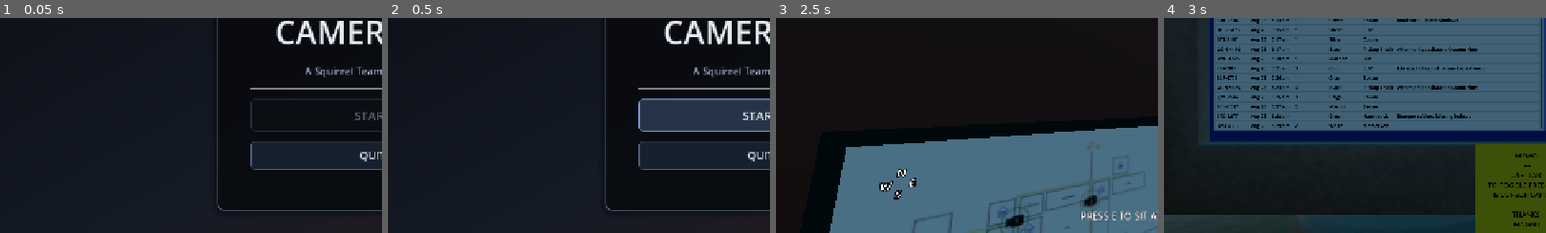
Above: before the commit, frames 1-4 (left to right).
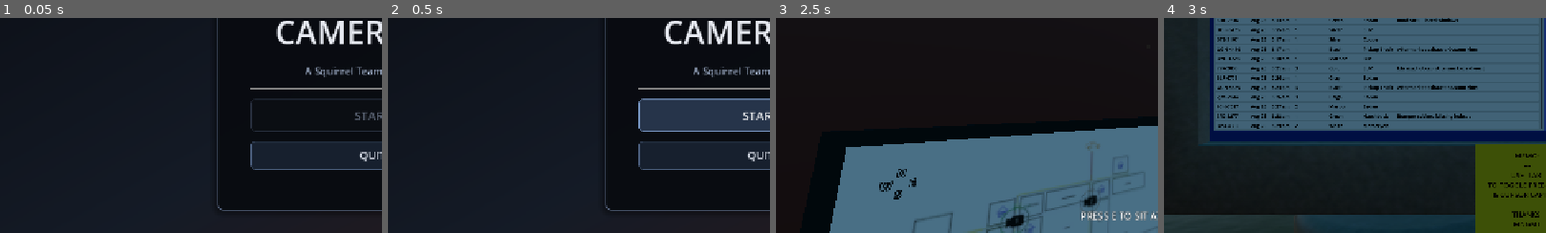
Above: after the commit, the same moments.

Repository: Ciph3rzer0/brackeys-2026.2-trust-no-one
Game: Godot game, scene res://ui/StartMenu.tscn
Same seed, same stepped clock (60 frames per second), same inputs: the game is played once before the commit and once after it.
Inputs (mouse positions are % of the whole screen's width and height, from its top left):
- Up to frame 1 (0.05 s): no input
- Up to frame 2 (0.5 s): no input
- Up to frame 3 (2.5 s): click "START" at 0.5 s; tap Enter at 1.25 s; move the mouse to (55, 50) at 1.27 s; hold E (pc_interact) 1.28-2.03 s; hold W (pc_forward) from 1.28 s (still down); click (55, 50) at 1.42 s; tap Space at 1.52, 2.27 s; move the mouse to (45, 50) at 2.02 s; tap Ctrl at 2.1 s; click (45, 50) at 2.17 s
- Up to frame 4 (3 s): keep holding W (pc_forward); tap E (pc_interact) at 2.75 s; move the mouse to (52, 48) at 2.77 s; hold Shift from 2.78 s (still down); click (52, 48) at 2.92 s
The pictures show only the part of the screen within x 1-51%, y 43-93%; the shares and areas given below are measured in that part.

Frames 1-2 are identical in both runs. In frame 3, 0.2% of the frame differs, in the area x 27-37%, y 70-84%; in frame 4, nothing differs.

Commit message:
added crosshair

Diff:
--- a/scenes/player.tscn
+++ b/scenes/player.tscn
@@ -5,6 +5,18 @@
 [sub_resource type="LabelSettings" id="LabelSettings_e7sg5"]
 outline_size = 2
 outline_color = Color(0, 0, 0, 1)
+
+[sub_resource type="StyleBoxFlat" id="StyleBoxFlat_crosshair_dot"]
+bg_color = Color(0.92, 0.92, 0.9, 1)
+border_width_left = 1
+border_width_top = 1
+border_width_right = 1
+border_width_bottom = 1
+border_color = Color(0, 0, 0, 0.8)
+corner_radius_top_left = 3
+corner_radius_top_right = 3
+corner_radius_bottom_right = 3
+corner_radius_bottom_left = 3
 
 [sub_resource type="CapsuleMesh" id="CapsuleMesh_0o143"]
 radius = 0.25
@@ -32,6 +44,21 @@
 transform = Transform3D(1, 0, 0, 0, 1, 0, 0, 0, 1, 0, 0.25, -0.8)
 
 [node name="InteractionUI" type="CanvasLayer" parent="." unique_id=402336998]
+
+[node name="CrosshairDot" type="Panel" parent="InteractionUI"]
+anchors_preset = 8
+anchor_left = 0.5
+anchor_top = 0.5
+anchor_right = 0.5
+anchor_bottom = 0.5
+offset_left = -3.0
+offset_top = -3.0
+offset_right = 3.0
+offset_bottom = 3.0
+grow_horizontal = 2
+grow_vertical = 2
+mouse_filter = 2
+theme_override_styles/panel = SubResource("StyleBoxFlat_crosshair_dot")
 
 [node name="InteractionPrompt" type="Label" parent="InteractionUI" unique_id=554926074]
 visible = false
--- a/scenes/wallmap.tscn
+++ b/scenes/wallmap.tscn
@@ -27,17 +27,21 @@
 
 [node name="Label3D" type="Label3D" parent="backpanel/map" unique_id=1225283718]
 transform = Transform3D(0.27175555, 0, 0, 0, -1.38833505e-08, 0.31761402, 0, -0.31761402, -1.38833505e-08, -0.7907339, 0.0020822603, -0.83724344)
+shaded = true
 text = "N
 "
 
 [node name="Label3D4" type="Label3D" parent="backpanel/map" unique_id=456813770]
 transform = Transform3D(0.27175555, 0, 0, 0, -1.38833505e-08, 0.31761402, 0, -0.31761402, -1.38833505e-08, -0.7907339, 0.002082264, -0.7229536)
+shaded = true
 text = "S"
 
 [node name="Label3D2" type="Label3D" parent="backpanel/map" unique_id=1958129158]
 transform = Transform3D(0.27175555, 0, 0, 0, -1.38833505e-08, 0.31761402, 0, -0.31761402, -1.38833505e-08, -0.7417224, 0.0020822622, -0.7747533)
+shaded = true
 text = "E"
 
 [node name="Label3D3" type="Label3D" parent="backpanel/map" unique_id=1748036624]
 transform = Transform3D(0.27175555, 0, 0, 0, -1.38833505e-08, 0.31761402, 0, -0.31761402, -1.38833505e-08, -0.8417423, 0.0020822622, -0.7747533)
+shaded = true
 text = "W"
--- a/scripts/player.gd
+++ b/scripts/player.gd
@@ -9,6 +9,7 @@
 
 @onready var interaction_ray: RayCast3D = $Camera3D/InteractionRay
 @onready var interaction_prompt: Label = $InteractionUI/InteractionPrompt
+@onready var crosshair_dot: Control = $InteractionUI/CrosshairDot
 @onready var held_report_anchor: Node3D = $Camera3D/HeldReportAnchor
 
 var run_speed = 5.5
@@ -40,6 +41,7 @@
 
 func set_mouse_free(val: bool):
 	is_mouse_free = val
+	crosshair_dot.visible = !val
 	if val:
 		Input.set_mouse_mode(Input.MOUSE_MODE_VISIBLE)
 	else:
@@ -165,6 +167,13 @@
 
 var exit_button_held_timer := 0.0
 func _process(delta: float) -> void:
+	var mouse_mode := Input.get_mouse_mode()
+	crosshair_dot.visible = (
+		mouse_mode == Input.MOUSE_MODE_HIDDEN
+		or mouse_mode == Input.MOUSE_MODE_CAPTURED
+		or mouse_mode == Input.MOUSE_MODE_CONFINED_HIDDEN
+	)
+
 	var interactable := get_faced_interactable()
 	var available_mount := get_available_mount() if !_mounted_object else null
 	var prompt_target: Node = interactable if interactable else available_mount
